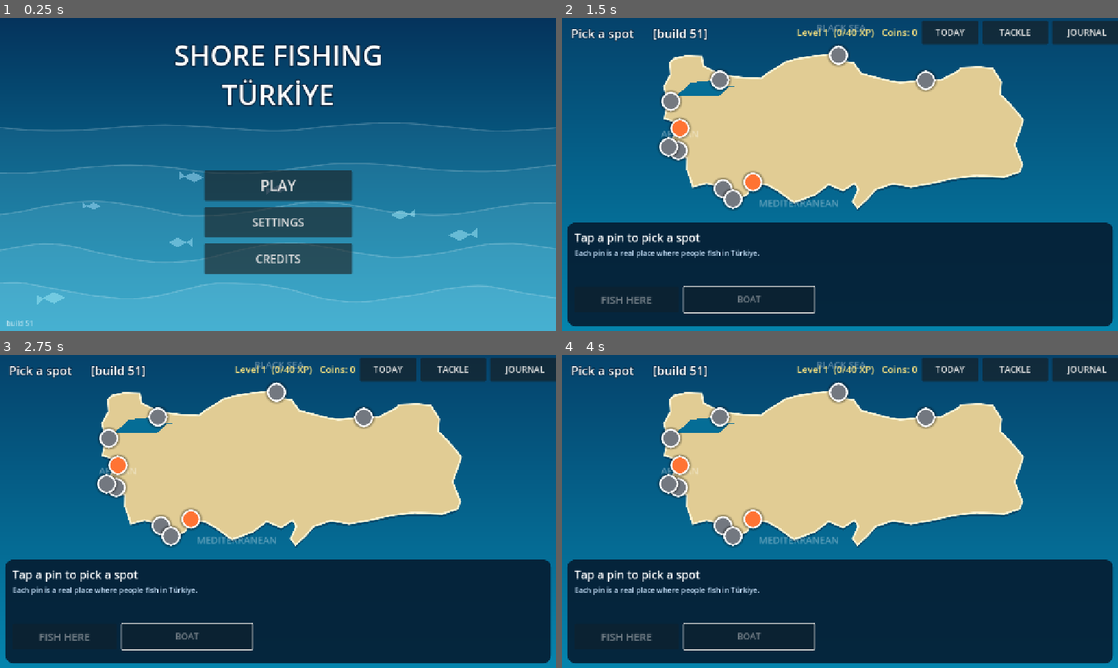
Above: before the commit, frames 1-4 (two rows, left to right).
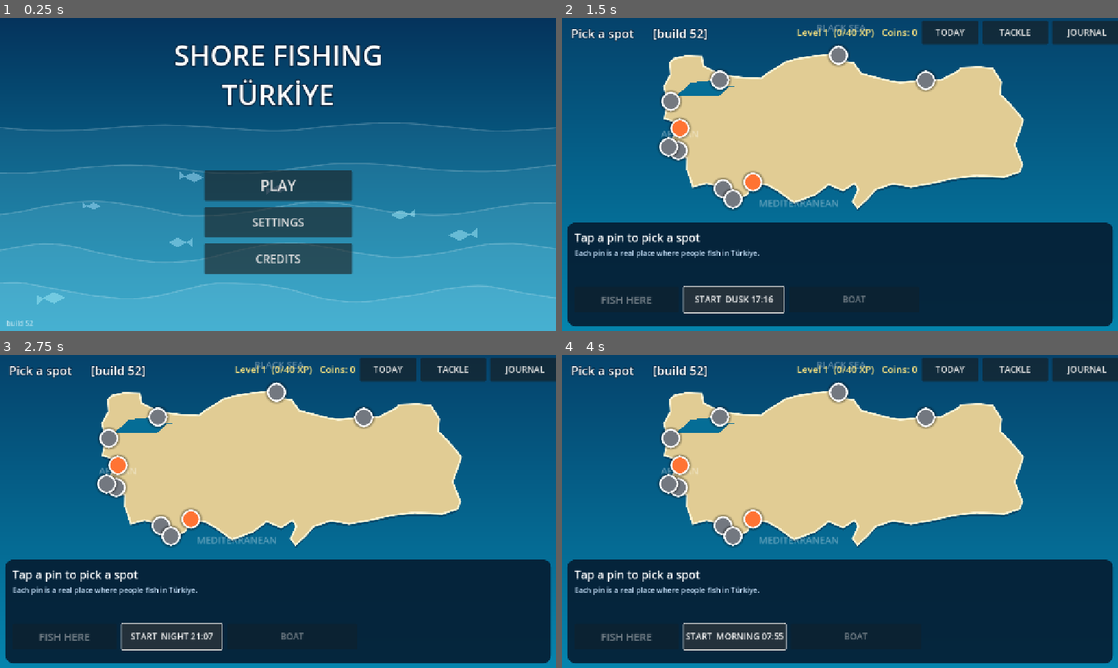
Above: after the commit, the same moments.

Repository: nextlevelcorp/godot_fishing_rpg
Game: Godot game, scene res://title_screen.tscn
Same seed, same stepped clock (60 frames per second), same inputs: the game is played once before the commit and once after it.
Inputs (mouse positions are in pixels of both pictures, inside the frame that each line leads up to):
- Up to frame 1 (0.25 s): no input
- Up to frame 2 (1.5 s): click "PLAY" at 0.5 s; click (734, 299) at 1.25 s, where only the run after the commit has a clickable "START MORNING 07:55"
- Up to frame 3 (2.75 s): click (172, 636) at 2 s, where only the run after the commit has a clickable "START DUSK 17:16"
- Up to frame 4 (4 s): click (734, 636) at 2.75 s, where only the run after the commit has a clickable "START NIGHT 21:07"; click (734, 636) at 3.5 s, where only the run after the commit has a clickable "START DAWN 05:45"

The runs differ from the first frame. In frame 1, less than 0.1% of the frame differs, in the area x 5-6%, y 96-99%; in frame 2, 1.6%; in frame 3, 1.6%; in frame 4, 1.6%, in the area x 22-55%, y 3-95%.

Commit message:
feat: pick the outing start hour on the map (build 52)
Every outing started at 07:12, so night species needed long waits. A START button on
the map cycles dawn, morning, dusk and night; the shore clock starts there. Roadmap
M1 time-of-day control.

Co-Authored-By: Claude Opus 5.5 <noreply@anthropic.com>
Claude-Session: https://claude.ai/code/session_01HLtjWBZvxzhjVtsJywwULp

Diff:
--- a/game_session.gd
+++ b/game_session.gd
@@ -11,7 +11,7 @@
 
 ## Shown on screen so a player can tell a fresh deploy from a page the browser cached.
 ## Bump it with every build that changes behaviour.
-const BUILD := "build 51"
+const BUILD := "build 52"
 const SAVE_PATH := "user://save.cfg"
 const SAVE_VERSION := 1
 const START_RIG := "shore_spinning_rig"
@@ -57,6 +57,10 @@
 static var test_tools := false
 ## Date (YYYY-MM-DD) of the last completed daily challenge (see Daily).
 static var daily_done := ""
+## When an outing starts, as a fraction of the day (0 midnight, 0.25 sunrise, 0.75 sunset). Picked on
+## the map: anglers go out at first light or for the evening bite, and night species need the dark.
+const START_TIMES: Array[Array] = [["DAWN", 0.24], ["MORNING", 0.33], ["DUSK", 0.72], ["NIGHT", 0.88]]
+static var start_slot := 1
 const NET_PRICE := 250
 const LIVE_BAIT_MAX := 12
 const LIVE_BAIT_SPECIES: Array[String] = ["mediterranean_horse_mackerel", "european_anchovy", "atlantic_mackerel"]
@@ -338,3 +342,13 @@
 	if owned_rigs.has(id):
 		rig_id = id
 		save()
+
+
+static func start_time() -> float:
+	return float(START_TIMES[clampi(start_slot, 0, START_TIMES.size() - 1)][1])
+
+
+## "DAWN 05:45" for the map button.
+static func start_label() -> String:
+	var minutes := int(start_time() * 24.0 * 60.0)
+	return "%s %02d:%02d" % [String(START_TIMES[clampi(start_slot, 0, START_TIMES.size() - 1)][0]), minutes / 60, minutes % 60]
--- a/shore_fishing.gd
+++ b/shore_fishing.gd
@@ -234,6 +234,7 @@
 
 	_world = ShoreWorld.new()
 	_world.setup(_spot, hash(GameSession.spot_id))
+	_world.time_of_day = GameSession.start_time()       # picked on the map
 	_world.z_index = 1
 	add_child(_world)
 
--- a/turkey_map.gd
+++ b/turkey_map.gd
@@ -77,6 +77,7 @@
 var _note_label: Label
 var _go_button: Button
 var _boat_button: Button
+var _time_button: Button
 var _coins_label: Label
 var _overlay: PanelContainer
 var _overlay_title: Label
@@ -197,6 +198,13 @@
 	_go_button.disabled = true
 	_go_button.pressed.connect(_on_go_pressed)
 	row.add_child(_go_button)
+
+	_time_button = Button.new()
+	_time_button.text = "START  " + GameSession.start_label()
+	_time_button.custom_minimum_size = Vector2(230, 60)
+	_time_button.add_theme_font_size_override("font_size", 20)
+	_time_button.pressed.connect(_on_time_pressed)
+	row.add_child(_time_button)
 
 	_boat_button = Button.new()
 	_boat_button.text = "BOAT"
@@ -491,6 +499,12 @@
 	return "at dawn and dusk"
 
 
+## Cycles the hour the outing starts: dawn, morning, dusk, night.
+func _on_time_pressed() -> void:
+	GameSession.start_slot = (GameSession.start_slot + 1) % GameSession.START_TIMES.size()
+	_time_button.text = "START  " + GameSession.start_label()
+
+
 func _on_go_pressed() -> void:
 	if _selected == "" or not GameSession.is_unlocked(FishingSpots.get_spot(_selected)):
 		return
Not shown, changed: GAME_DESIGN.md
Not shown, changed: MVP_ROADMAP.md
